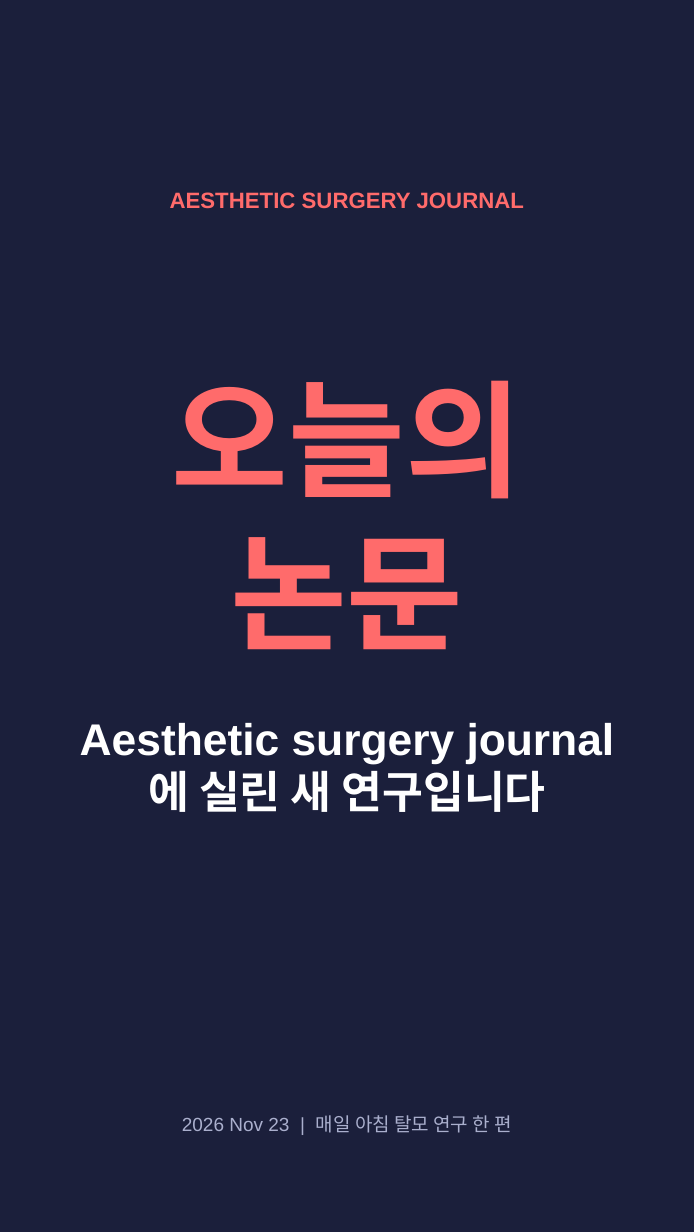
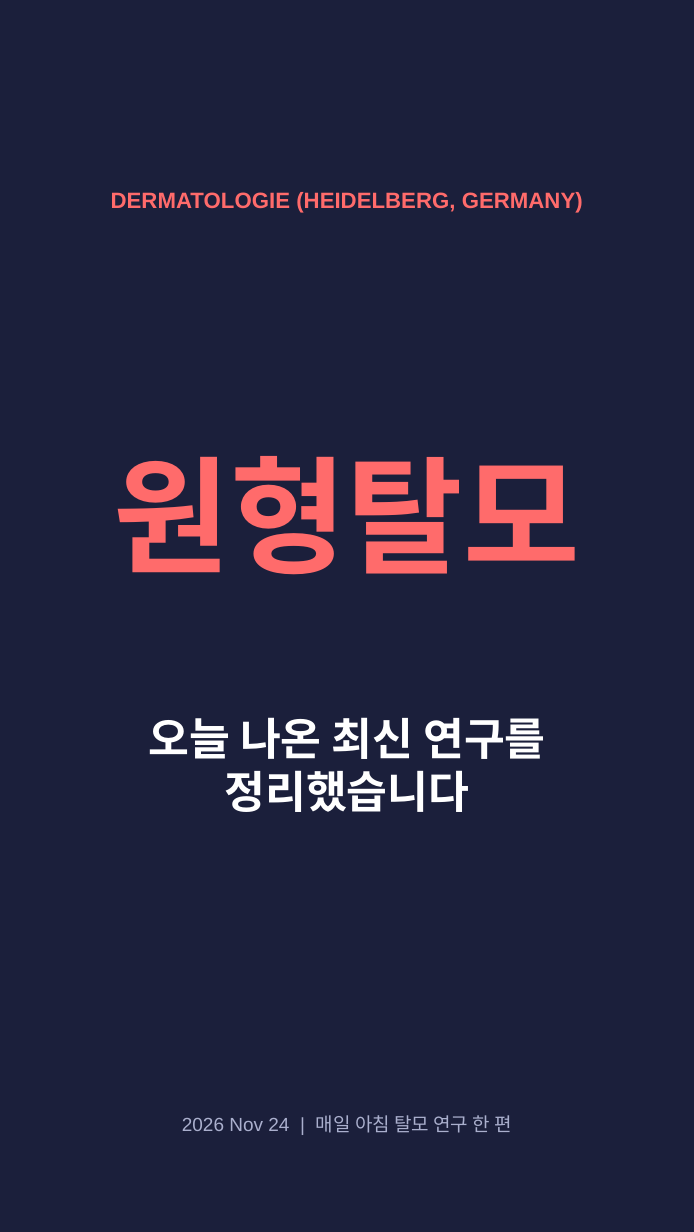
Before and after one commit to hyokang2010-BJ-ANTH/product-builder-test, a slide deck: slide 1 of pwa/data/latest/slides.pptx. Drawn at 694x1232 pixels with LibreOffice and Linux fonts; fonts in the diff are those of the drawing. Boxes give left, top, right and bottom in pixels: in the first picture for what was removed or moved away, otherwise in the second. Text is boxed around its words. In the diff, an @@ line names an element or a change of style, - is before the commit and + after.

```diff
--- a/pwa/data/latest/slides.pptx
+++ b/pwa/data/latest/slides.pptx
@@ text at <box>111,192,583,213</box>: text changed @@
-AESTHETIC SURGERY JOURNAL
+DERMATOLOGIE (HEIDELBERG, GERMANY)
@@ text at <box>114,456,581,575</box>: text changed @@
-오늘의 논문
+원형탈모
@@ text at <box>148,717,545,812</box>: text changed @@
-Aesthetic surgery journal에 실린 새 연구입니다
+오늘 나온 최신 연구를 정리했습니다
@@ text at <box>182,1115,511,1133</box>: text changed @@
-2026 Nov 23 | 매일 아침 탈모 연구 한 편
+2026 Nov 24 | 매일 아침 탈모 연구 한 편
```
Also in this commit, not shown: 1 other slide changed, 4 slides added, 6 slides removed, 26 other files.
